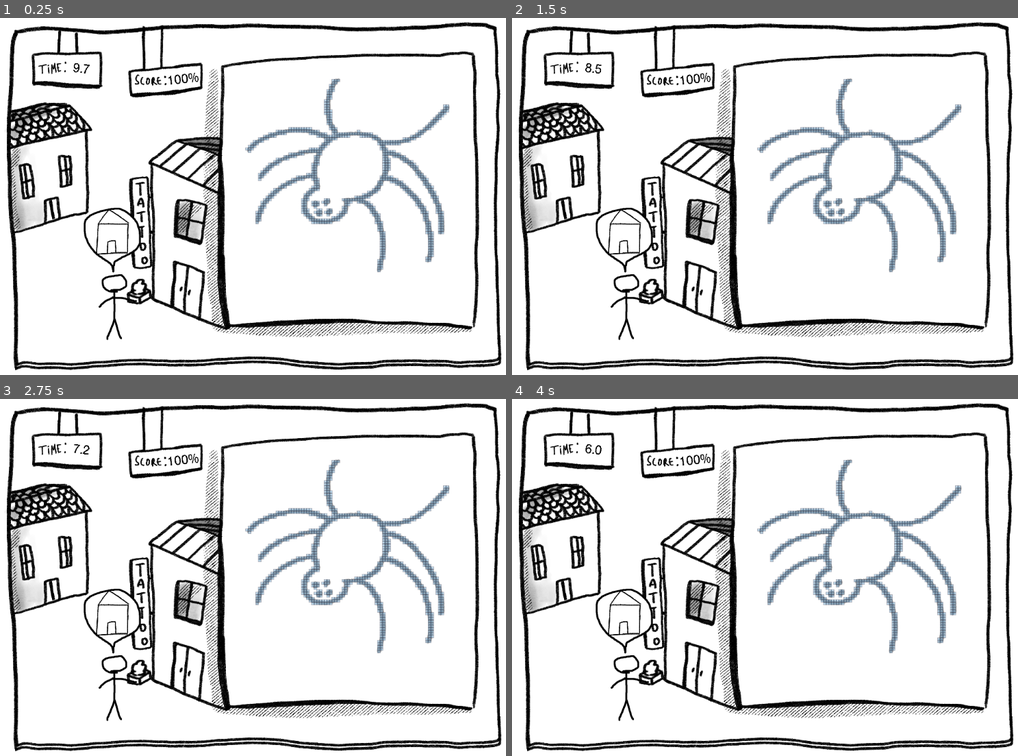
Above: before the commit, frames 1-4 (two rows, left to right).
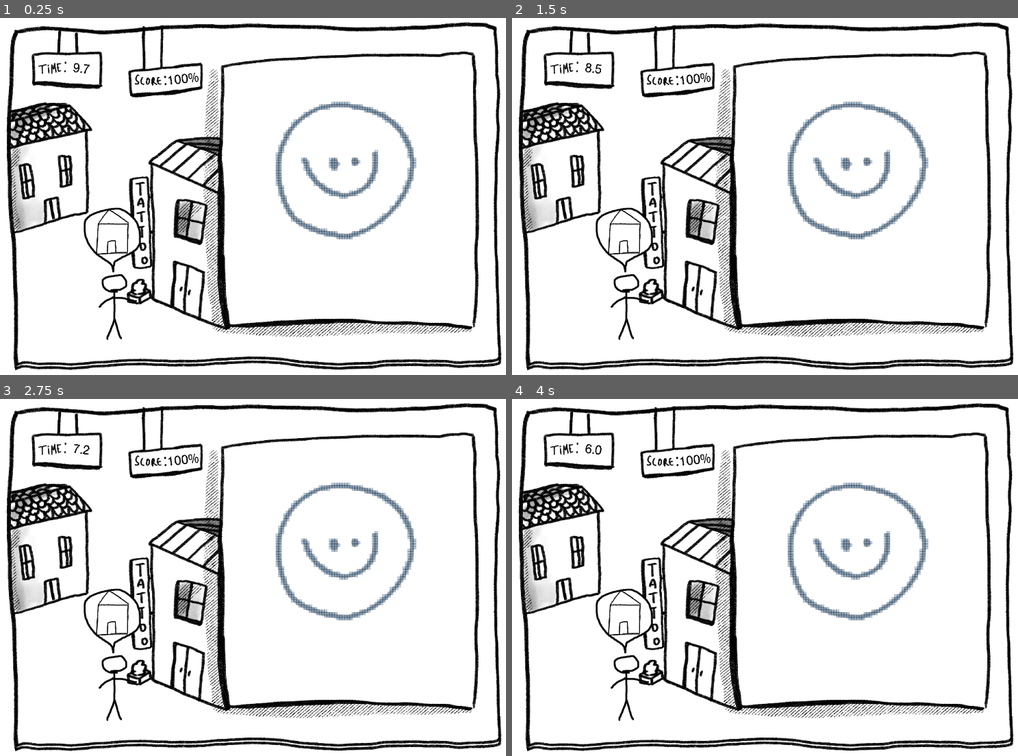
Above: after the commit, the same moments.

Repository: LeResteDuMonde/LudumDare51
Game: Godot game, scene res://Scenes/MainScene.tscn
Same seed, same stepped clock (60 frames per second), same inputs: the game is played once before the commit and once after it. The engine's default icon, where the game draws it, is replaced by a stand-in: a white triangle on a blue panel in a dark square.
Inputs (mouse positions are in pixels of both pictures, inside the frame that each line leads up to):
- Up to frame 1 (0.25 s): no input
- Up to frame 2 (1.5 s): move the mouse to (861, 185) at 0.52 s; click (861, 185) at 0.67 s; move the mouse to (643, 214) at 1.27 s; click (643, 214) at 1.42 s
- Up to frame 3 (2.75 s): move the mouse to (298, 495) at 2.02 s; click (298, 495) at 2.17 s
- Up to frame 4 (4 s): move the mouse to (724, 648) at 2.77 s; click (724, 648) at 2.92 s; move the mouse to (916, 631) at 3.52 s; click (916, 631) at 3.67 s

The runs differ from the first frame. In frame 1, 5.1% of the frame differs, in the area x 48-89%, y 16-72%; in frame 2, 5.1%; in frame 3, 5.1%; in frame 4, 5.1%.

Commit message:
First loading of drawings as customers

Diff:
--- a/Scripts/CustomersManager.gd
+++ b/Scripts/CustomersManager.gd
@@ -2,36 +2,39 @@
 
 var rng : RandomNumberGenerator = RandomNumberGenerator.new()
 
-var customers
-onready var drawings
+var nb_customers = 3
+onready var customers = []
 
 func _ready():
-	get_drawings()
-
+	create_customers()
+	new_customer()
 
 func _on_Timer_new_customer():
-	#set_drawing()
-	pass
+	new_customer()
+	# pass
 
-func get_drawings():
-	#print("getting drawings")
+func create_customers():
+	var drawings = []
+	var dir_name = "res://Sprites/Drawings"
 	var dir = Directory.new()
-	if dir.open("res://Sprites/Drawings") == OK:
+	if dir.open(dir_name) == OK:
+		dir.list_dir_begin()
 		var file_name = dir.get_next()
 		while file_name != "":
-			if dir.current_is_dir():
-				print("Found directory: " + file_name)
-			else:
-				print("Found file: " + file_name)
-				file_name = dir.get_next()
-		print("directory finished")
+			if file_name.ends_with(".png"):
+				print(file_name)
+				drawings += [(dir_name + "/" + file_name)]
+			file_name = dir.get_next()
 	else:
 		print("unable to load drawings")
 
-func set_drawing():
+	# Now select the drawings
 	rng.randomize()
-	var new_drawing = drawings[rng.randi_range(0,drawings.count)]
+	for i in range(0, nb_customers):
+		var n = rng.randi_range(0,drawings.size()-1)
+		customers += [load(drawings.pop_at(n))]
 
-	var drawing = $Canva/Drawing
-
-	drawing.sprite = new_drawing
+func new_customer():
+	if(customers != []):
+		var new_drawing = customers.pop_front()
+		get_node("../Canva/Drawing").set_drawing(new_drawing)
--- a/Scripts/DrawLines.gd
+++ b/Scripts/DrawLines.gd
@@ -5,6 +5,7 @@
 var _pressed := false
 var _inCanva := false
 
+var current_lines = []
 var _current_line: Line2D
 
 func _input(event: InputEvent) -> void:
@@ -13,6 +14,7 @@
 
 		if _pressed:
 			_current_line = Line2D.new()
+			current_lines += [_current_line]
 			_current_line.default_color = Color.black
 			_current_line.texture = load("res://Sprites/Canva.png")
 			_current_line.width = 10
@@ -25,6 +27,10 @@
 	if event is InputEventMouseMotion && _pressed:
 		_current_line.add_point(get_global_mouse_position())
 
+func clear_lines():
+	for l in current_lines:
+		_lines.remove_child(l)
+
 func _on_Area2D_mouse_exited():
 	_pressed = false
 	_inCanva = false
@@ -32,7 +38,7 @@
 func _on_Area2D_mouse_entered():
 	_inCanva = true
 
-
 func _on_Timer_new_customer():
+	clear_lines()
 	#print("new Customer")
 	$Drawing._on_Timer_new_customer()
--- a/Scripts/Drawing.gd
+++ b/Scripts/Drawing.gd
@@ -1,34 +1,39 @@
 extends Sprite
 
-#var points
+var points = []
 const RANGE_ENUMERATOR = 10
 
-func _ready():
-	analyse_drawing()
+# func _ready():
+# 	analyse_drawing()
+
+var texture_size = get_texture().get_width()
 
 func analyse_drawing():
+	# Reset the points
+	for p in points:
+		remove_child(p)
+	points = []
+
 	#var pixel_count = 0
 	#var opaque_pixel_count = 0
-	var size = get_texture().get_width()
-	for i in range(size):
-		for j in range(size):
+	for i in range(texture_size):
+		for j in range(texture_size):
 			if(i%RANGE_ENUMERATOR == 0 && j % RANGE_ENUMERATOR == 0):
-				if(is_pixel_opaque(Vector2(i,j) - Vector2(size,size)/2)):
+				if(is_pixel_opaque(Vector2(i,j) - Vector2(texture_size,texture_size)/2)):
 					add_point(i,j)
 					#opaque_pixel_count += 1
 				#pixel_count+=1
 	#print("opaque pixel in " + str(pixel_count) + " pixels : " + str(opaque_pixel_count))
 
+var point_scene = load("res://Scenes/DrawingPoint.tscn")
 
 func add_point(i,j):
-	var size = get_texture().get_width()
-	var point_scene = load("res://Scenes/DrawingPoint.tscn")
 	var point = point_scene.instance()
 
 	add_child(point)
-	#points.add_item(point)
+	points += [point]
 
-	var pixel_position = Vector2(i,j) - Vector2(size,size)/2 #* get_texture().get_width()
+	var pixel_position = Vector2(i,j) - Vector2(texture_size,texture_size)/2 #* get_texture().get_width()
 	#print(pixel_position)
 	point.position = pixel_position
 
@@ -44,3 +49,7 @@
 	print("points filled :" + str(points_filled))
 
 	#TODO calculate accuracy with a formula combining points filled and points in drawn line
+
+func set_drawing(drawing):
+	set_texture(drawing)
+	analyse_drawing()
